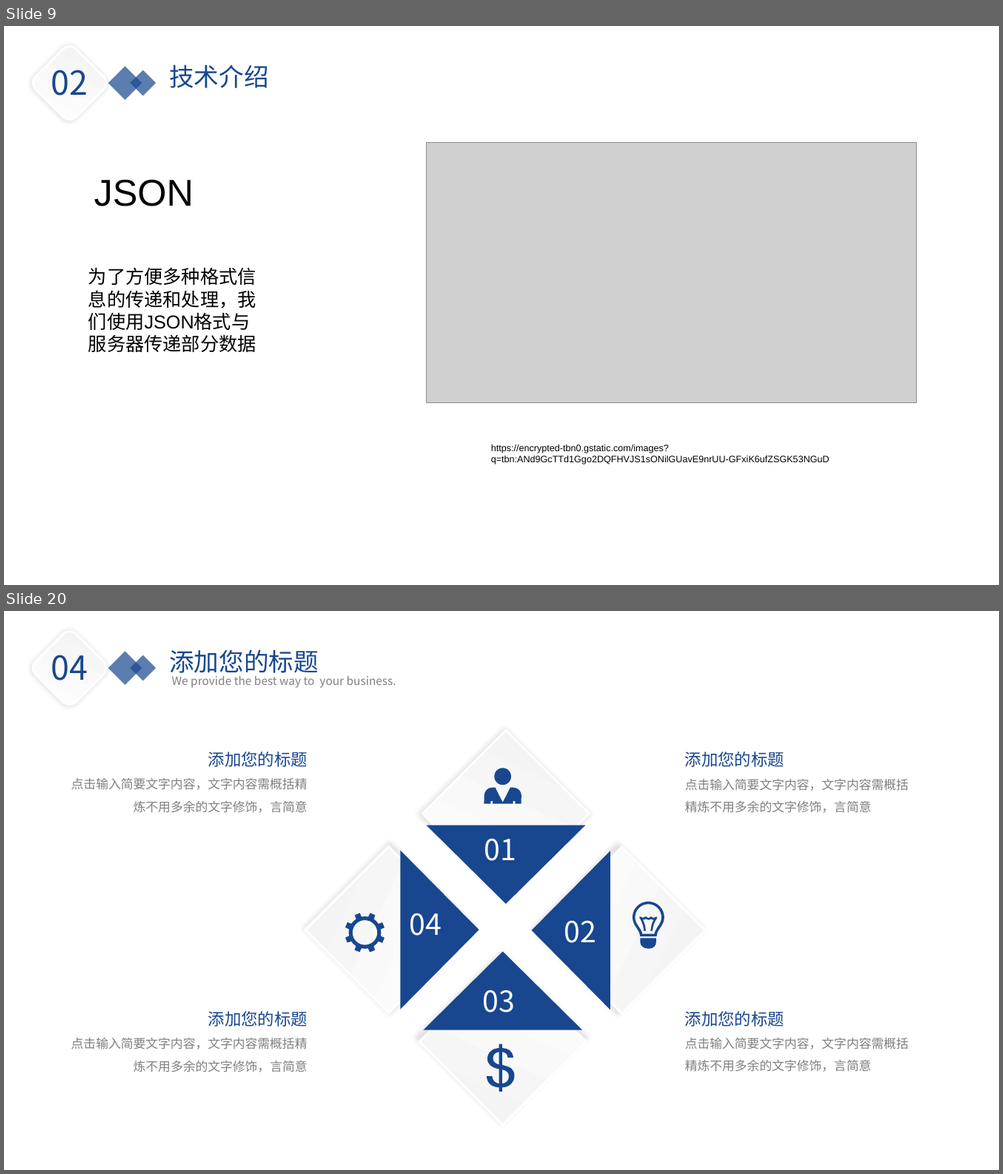
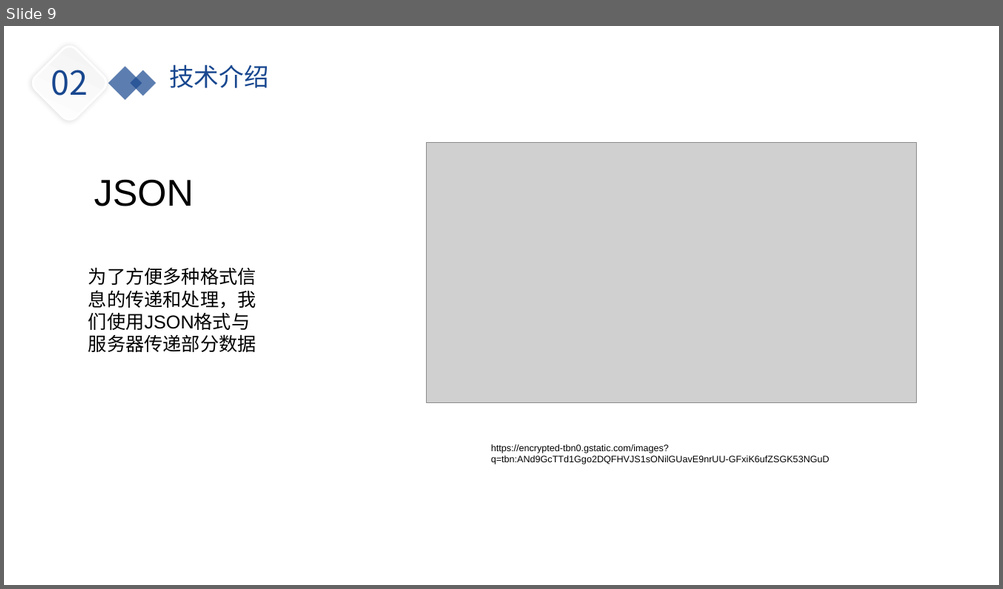
Before and after one commit to yiranyyu/simple_chat_room, a slide deck: doc/simple_chat_room.pptx. Shown one above the other, each under a label of ours: slides 9 and 20 before the commit, slide 9 after it; the slides between them are not shown. The pictures are 1003x1174 and 1003x589 pixels, drawn with LibreOffice and Linux fonts; fonts in the diff are those of the drawing; grey boxes stand for pictures; background and template pictures are left out. Boxes give left, top, right and bottom in pixels: in the first picture for what was removed or moved away, otherwise in the second. Text is boxed around its words. In the diff, an @@ line names an element or a change of style, - is before the commit and + after.

```diff
--- a/doc/simple_chat_room.pptx
+++ b/doc/simple_chat_room.pptx
@@ slide 20 removed at (4, 611, 999, 1170), background picture (left out) @@
@@ rounded rectangle removed at (28, 627, 110, 709) @@
@@ text removed at (51, 655, 88, 681) @@
-04
@@ rectangle removed at (108, 651, 142, 684) @@
@@ text removed at (169, 649, 318, 678) @@
-添加您的标题
@@ rectangle removed at (130, 655, 156, 681) @@
@@ text removed at (172, 676, 396, 688) @@
-We provide the best way to your business.
@@ rectangle removed at (422, 731, 589, 897) @@
@@ text removed at (71, 752, 307, 813) @@
-添加您的标题
-点击输入简要文字内容，文字内容需概括精炼不用多余的文字修饰，言简意
@@ text removed at (685, 752, 908, 813) @@
-添加您的标题
-点击输入简要文字内容，文字内容需概括精炼不用多余的文字修饰，言简意
@@ freeform shape removed at (484, 788, 521, 804) @@
@@ ellipse removed at (494, 769, 512, 786) @@
@@ triangle removed at (427, 825, 585, 903) @@
@@ rectangle removed at (305, 847, 472, 1014) @@
@@ triangle removed at (400, 851, 478, 1009) @@
@@ text removed at (484, 838, 515, 861) @@
-01
@@ triangle removed at (532, 851, 610, 1010) @@
@@ rectangle removed at (538, 847, 705, 1014) @@
@@ freeform shape removed at (345, 913, 384, 953) @@
@@ text removed at (410, 913, 441, 936) @@
-04
@@ text removed at (564, 920, 596, 943) @@
-02
@@ freeform shape removed at (632, 902, 664, 937) @@
@@ freeform shape removed at (639, 917, 657, 931) @@
@@ freeform shape removed at (640, 939, 656, 949) @@
@@ rectangle removed at (419, 959, 586, 1125) @@
@@ triangle removed at (424, 952, 582, 1031) @@
@@ text removed at (483, 990, 515, 1013) @@
-03
@@ text removed at (71, 1011, 307, 1073) @@
-添加您的标题
-点击输入简要文字内容，文字内容需概括精炼不用多余的文字修饰，言简意
@@ text removed at (685, 1011, 908, 1072) @@
-添加您的标题
-点击输入简要文字内容，文字内容需概括精炼不用多余的文字修饰，言简意
@@ freeform shape removed at (486, 1045, 515, 1092) @@
```
Also in this commit, not shown: 3 slides changed, 4 slides added, 12 other slides removed, 1 other file.
